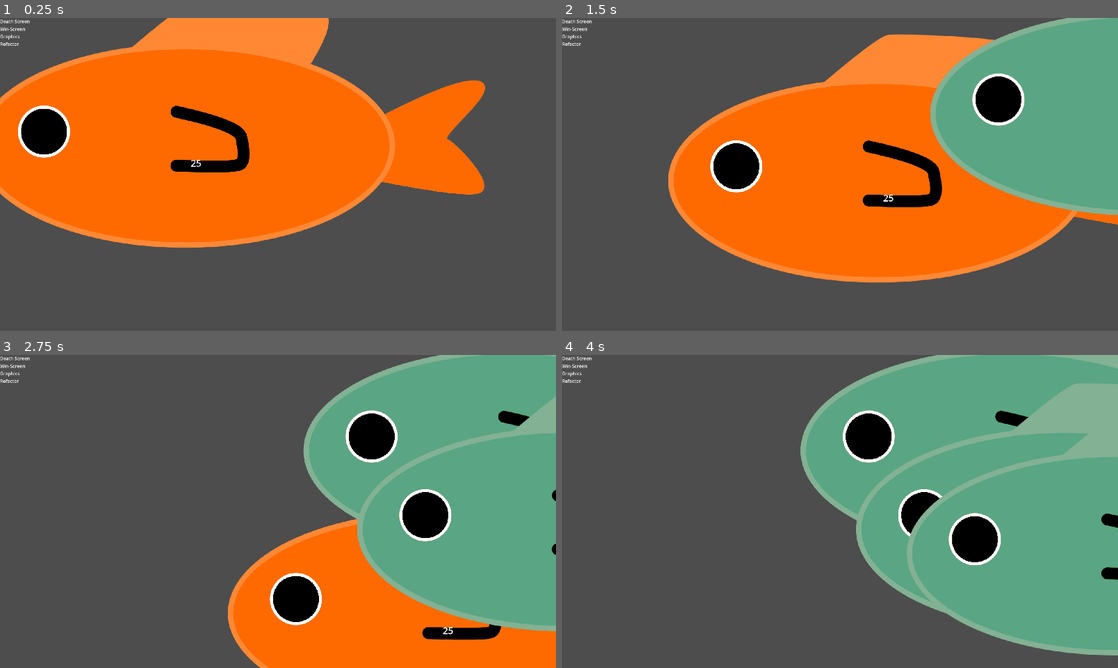
Above: before the commit, frames 1-4 (two rows, left to right).
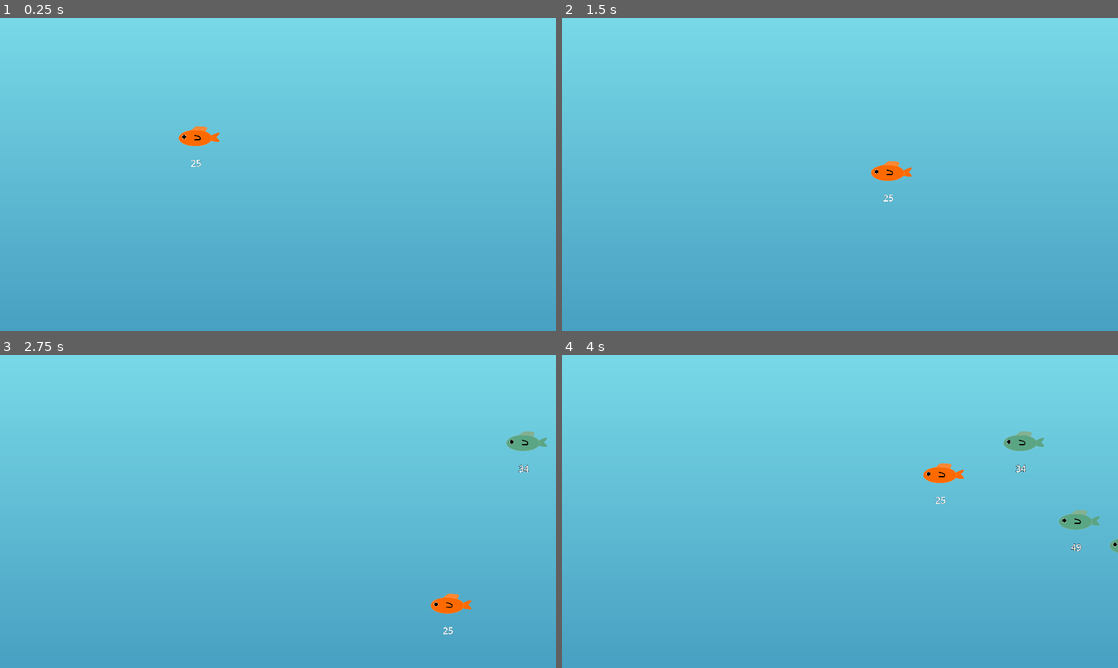
Above: after the commit, the same moments.

Repository: ForlornU/Fishy-example-game
Game: Godot game, scene res://Scenes/MainScene.tscn
Same seed, same stepped clock (60 frames per second), same inputs: the game is played once before the commit and once after it.
Inputs:
- Up to frame 1 (0.25 s): no input
- Up to frame 2 (1.5 s): tap Enter at 0.5 s; hold Right (move_right) 0.53-1.28 s; hold Down (move_down) from 1.28 s (still down)
- Up to frame 3 (2.75 s): release Down (move_down) at 2.03 s; hold Right (move_right) from 2.03 s (still down)
- Up to frame 4 (4 s): release Right (move_right) at 2.78 s; hold Up (move_up) 2.78-3.53 s; hold Left (move_left) from 3.53 s (still down)

The runs differ from the first frame. In frame 1, 100% of the frame differs, in the area x 0-100%, y 0-100%; in frame 2, 100%; in frame 3, 100%; in frame 4, 99%.

Commit message:
scaling

Diff:
--- a/Assets/EnemyFish.gd
+++ b/Assets/EnemyFish.gd
@@ -10,10 +10,9 @@
 	if(distance_traveled > distance_to_end):
 		queue_free()
 
-func _on_body_entered(body : Fish):
-	if(body.size > size):
+func _on_body_entered(player : Fish):
+	if(player.size > size):
 		queue_free()
-		body.size += 1
-		body.text.text = str(body.size)
+		player.grow()
 	else:
-		body.queue_free()
+		player.queue_free()
--- a/Assets/EnemyFish.tscn
+++ b/Assets/EnemyFish.tscn
@@ -2,9 +2,7 @@
 
 [ext_resource type="Script" path="res://Assets/EnemyFish.gd" id="1_pi7jt"]
 [ext_resource type="Texture2D" uid="uid://dmvgrdqquqy1f" path="res://Assets/FishSpriteTeal.png" id="2_xpwao"]
-
-[sub_resource type="RectangleShape2D" id="RectangleShape2D_jsme2"]
-size = Vector2(122, 122)
+[ext_resource type="PackedScene" uid="uid://drc5lkss2mq8p" path="res://Assets/fish_collider.tscn" id="3_aub2o"]
 
 [sub_resource type="LabelSettings" id="LabelSettings_tl8ux"]
 font_size = 32
@@ -16,11 +14,8 @@
 text = NodePath("Label")
 
 [node name="Sprite2D" type="Sprite2D" parent="."]
+scale = Vector2(0.08, 0.08)
 texture = ExtResource("2_xpwao")
-
-[node name="CollisionShape2D" type="CollisionShape2D" parent="."]
-position = Vector2(1, 0)
-shape = SubResource("RectangleShape2D_jsme2")
 
 [node name="Label" type="Label" parent="."]
 anchors_preset = 8
@@ -40,4 +35,8 @@
 horizontal_alignment = 1
 vertical_alignment = 1
 
+[node name="FishCollider" parent="." instance=ExtResource("3_aub2o")]
+position = Vector2(-3, -24)
+scale = Vector2(1, 1.016)
+
 [connection signal="body_entered" from="." to="." method="_on_body_entered"]
--- a/Assets/Player.tscn
+++ b/Assets/Player.tscn
@@ -2,16 +2,16 @@
 
 [ext_resource type="Script" path="res://Assets/PlayerMovement.gd" id="1_441f7"]
 [ext_resource type="Texture2D" uid="uid://cy7fhepq7lnav" path="res://Assets/FishSprite.png" id="2_bq4jx"]
-
-[sub_resource type="SpriteFrames" id="SpriteFrames_iwrto"]
-
-[sub_resource type="RectangleShape2D" id="RectangleShape2D_ccnox"]
-size = Vector2(124, 125)
+[ext_resource type="PackedScene" uid="uid://drc5lkss2mq8p" path="res://Assets/fish_collider.tscn" id="3_ka27w"]
 
 [sub_resource type="LabelSettings" id="LabelSettings_etbk2"]
 font_size = 32
 outline_size = 1
 outline_color = Color(0, 0, 0, 1)
+
+[sub_resource type="CapsuleShape2D" id="CapsuleShape2D_mxfvp"]
+radius = 22.0
+height = 120.0
 
 [node name="Player" type="CharacterBody2D" node_paths=PackedStringArray("player_body", "text")]
 position = Vector2(0, -1)
@@ -19,19 +19,6 @@
 player_body = NodePath(".")
 move_speed = 600.0
 text = NodePath("Label")
-
-[node name="Sprite" type="AnimatedSprite2D" parent="."]
-visible = false
-sprite_frames = SubResource("SpriteFrames_iwrto")
-
-[node name="Node2D" type="Node2D" parent="Sprite"]
-
-[node name="CollisionShape2D" type="CollisionShape2D" parent="."]
-position = Vector2(0, 0.5)
-shape = SubResource("RectangleShape2D_ccnox")
-
-[node name="temp_image" type="Sprite2D" parent="."]
-texture = ExtResource("2_bq4jx")
 
 [node name="Label" type="Label" parent="."]
 anchors_preset = 7
@@ -49,3 +36,14 @@
 label_settings = SubResource("LabelSettings_etbk2")
 horizontal_alignment = 1
 vertical_alignment = 1
+
+[node name="FishCollider" parent="." instance=ExtResource("3_ka27w")]
+
+[node name="CollisionShape2D" type="CollisionShape2D" parent="."]
+position = Vector2(0, 1)
+rotation = 1.5708
+shape = SubResource("CapsuleShape2D_mxfvp")
+
+[node name="Sprite" type="Sprite2D" parent="."]
+scale = Vector2(0.08, 0.08)
+texture = ExtResource("2_bq4jx")
--- a/Assets/PlayerMovement.gd
+++ b/Assets/PlayerMovement.gd
@@ -2,6 +2,9 @@
 @export var player_body : CharacterBody2D
 
 var edge_of_screen := Vector2(1920,1080)
+var eaten_fish = 0
+var growth_per_fish = 0.01
+var fish_scale = 1
 
 func _ready():
 	size = 25;
@@ -14,3 +17,13 @@
 
 	position.x = clampf(position.x, 0, edge_of_screen.x)
 	position.y = clampf(position.y, 0, edge_of_screen.y)
+
+func grow():
+	eaten_fish+=1
+	size += 1
+	text.text = str(size)
+	fish_scale = min(fish_scale + growth_per_fish, 100)
+	player_body.scale = Vector2(fish_scale, fish_scale)
+	#prite.scale = Vector2(fish_scale, fish_scale)
+	#fish_collider.scale = Vector2(1+fish_scale, 1+fish_scale)#= clamp(sprite.scale + growth_per_fish, 0.08, 1)
+	pass
--- /dev/null
+++ b/Assets/fish_collider.tscn
@@ -0,0 +1,5 @@
+[gd_scene format=3 uid="uid://drc5lkss2mq8p"]
+
+[node name="FishCollider" type="CollisionPolygon2D"]
+position = Vector2(-1, -24)
+polygon = PackedVector2Array(0, 0, -21, 0, -48, 9, -60, 24, -55, 37, -41, 47, -4, 54, 35, 48, 70, 24, 36, 5, 8, 0)
--- a/Scenes/MainScene.tscn
+++ b/Scenes/MainScene.tscn
@@ -1,9 +1,27 @@
-[gd_scene load_steps=3 format=3 uid="uid://j3ktaomhag8w"]
+[gd_scene load_steps=7 format=3 uid="uid://j3ktaomhag8w"]
 
 [ext_resource type="PackedScene" uid="uid://df1smrxqvv78f" path="res://Assets/Player.tscn" id="1_etuq1"]
 [ext_resource type="Script" path="res://Script/FishSpawner.gd" id="3_ookas"]
 
+[sub_resource type="Gradient" id="Gradient_h2d28"]
+colors = PackedColorArray(0.253011, 0.593359, 0.73774, 1, 0.549894, 0.940515, 0.965783, 1)
+
+[sub_resource type="GradientTexture1D" id="GradientTexture1D_cvqyv"]
+gradient = SubResource("Gradient_h2d28")
+
+[sub_resource type="Environment" id="Environment_ptus6"]
+background_mode = 3
+background_color = Color(0.206515, 0.519534, 0.72073, 1)
+
+[sub_resource type="CameraAttributesPractical" id="CameraAttributesPractical_v8ctt"]
+
 [node name="Main" type="Node2D"]
+
+[node name="Background" type="Sprite2D" parent="."]
+position = Vector2(966, 408)
+rotation = -1.5708
+scale = Vector2(6.61103, -3639.7)
+texture = SubResource("GradientTexture1D_cvqyv")
 
 [node name="Player" parent="." instance=ExtResource("1_etuq1")]
 position = Vector2(678, 412)
@@ -12,10 +30,16 @@
 script = ExtResource("3_ookas")
 
 [node name="Label" type="Label" parent="."]
-offset_right = 40.0
-offset_bottom = 23.0
+offset_left = -163.0
+offset_top = 61.0
+offset_right = -59.0
+offset_bottom = 162.0
 text = "Death Screen
 Win-Screen
 Graphics
 Refactor
 "
+
+[node name="WorldEnvironment" type="WorldEnvironment" parent="."]
+environment = SubResource("Environment_ptus6")
+camera_attributes = SubResource("CameraAttributesPractical_v8ctt")
